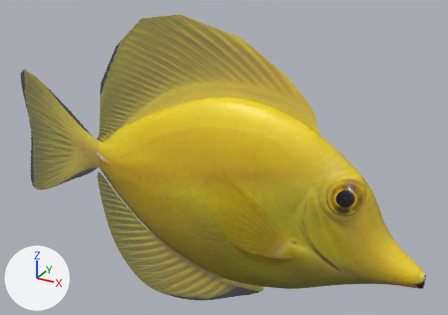
What one commit did to the glTF model scripts/rotatable-aquascape/reef/assets/fish/yellow.glb.
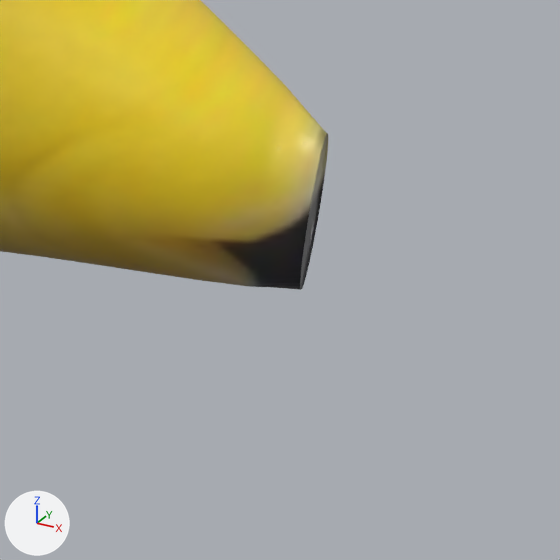
Each version appears first whole from a camera (50 mm lens) standing at (0.683, -1.35, 0.799) and looking at (-0.09, 0.056, 0.097), and next in a close-up on the part from 88% to 100% of the width and 83% to 100% of the height. Every picture has the same lights, and +X, +Y and +Z are marked at lower left. The first two pictures are the older version. Vertices at exactly the same position are counted once.

Names of what the first close-up shows: 'yellow__body'.
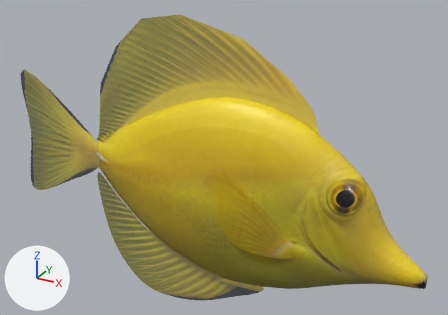
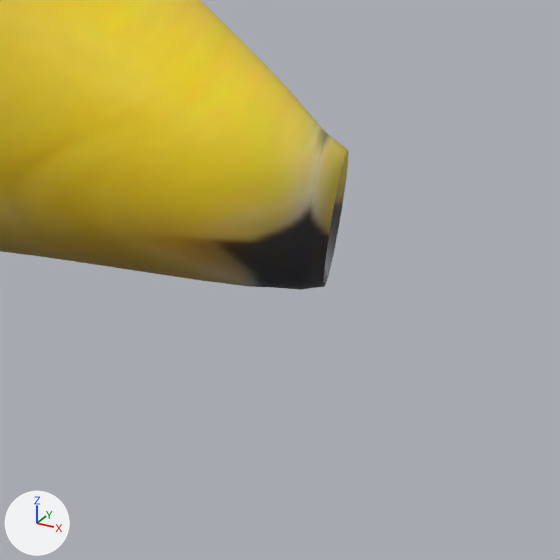
Edits to the bpy script that builds the scene:
```text
Add mat_yellow_lip_and_cavity_tissue:
    mat_yellow_lip_and_cavity_tissue = bpy.data.materials.new('yellow lip and cavity tissue')
    # uses the picture img_yellow_skin
Change me_yellow__body:
    used by ob_yellow__body; location = (0.0, 0.0, 0.0)
    remove me_yellow__body.from_pydata(...)  # 4274 vertices, 8544 faces; spans x -0.5..0.5, y -0.081..0.081, z -0.257..0.299
    add me_yellow__body.from_pydata(...)  # 4418 vertices, 8832 faces; spans x -0.5..0.505, y -0.081..0.081, z -0.257..0.299
    me_yellow__body part 1
    1 vertex is removed from x 0.5, y 0.0, z -0.088
    48 faces are deleted
    97 vertices are added at x 0.47..0.505, y -0.007..0.007, z -0.103..-0.072
    8 new vertices lie (0.005, 0.0, 0.002) away from vertices in x 0.5, y -0.006..0.006, z -0.108..-0.101
    7 new vertices lie (0.005, 0.001, -0.002) away from vertices in x 0.5, y -0.007..0.0, z -0.077..-0.067
    6 new vertices lie (0.005, 0.0, -0.003) away from vertices in x 0.5, y -0.003..0.007, z -0.08..-0.067
    6 new vertices lie (0.005, 0.0, 0.003) away from vertices in x 0.5, y -0.007..0.001, z -0.109..-0.096
    5 new vertices lie (0.005, -0.001, -0.002) away from vertices in x 0.5, y 0.006..0.008, z -0.093..-0.073
    5 new vertices lie (-0.003, -0.001, 0.006) away from vertices in x 0.505, y 0.0..0.003, z -0.106..-0.105
    5 new vertices lie (-0.003, 0.001, 0.006) away from vertices in x 0.505, y -0.004..-0.002, z -0.106..-0.103
    6 new vertices lie (-0.025, 0.001, 0.006) away from vertices in x 0.502, y -0.003..-0.001, z -0.1..-0.097
    336 new faces join them
    me_yellow__body part 2: 8496 faces spanning x -0.5..0.5, y -0.081..0.081, z -0.257..0.299 switch from mat_yellow_skin (picture img_yellow_skin) to mat_yellow_lip_and_cavity_tissue
    other edits to the shape of me_yellow__body do not show in these pictures
```

Pixel boxes (x1, y1, x2, y2) of what changed, in the close-ups (560 x 560 px):
'yellow__body', reshaped: before (0, 0, 328, 290); after (0, 0, 349, 290)
part 1 of me_yellow__body, built on: before (300, 134, 328, 289); after (300, 134, 349, 290)
part 2 of me_yellow__body, recoloured: (272, 111, 327, 290) in both
